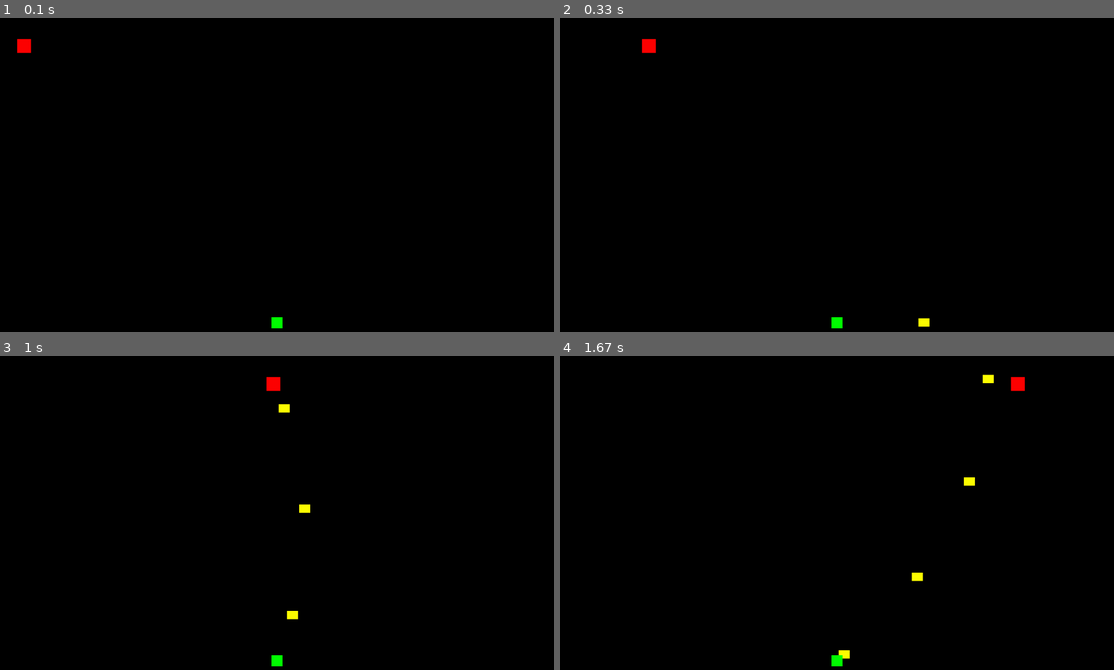
Above: before the commit, frames 1-4 (two rows, left to right).
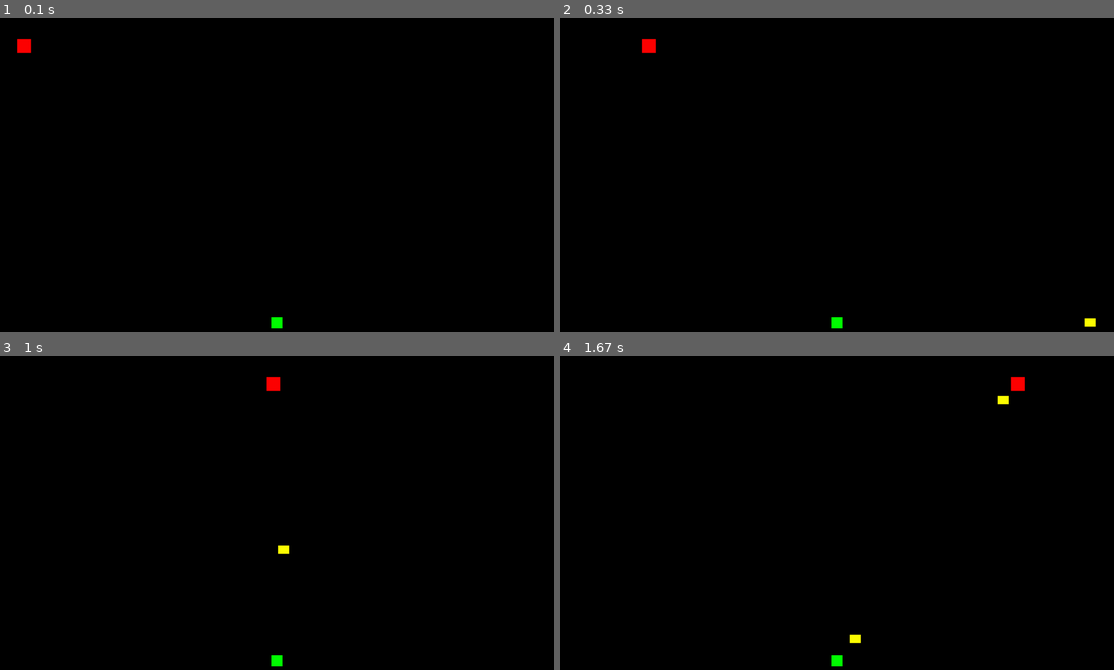
Above: after the commit, the same moments.

Repository: Acaippa/pygame-areal-fighters
Game: pygame game, started from bullet timing test/main.py
The game is run twice, just before and just after one commit, with the same random seed, the same clock (stepped at 60 frames per second) and the same inputs.
Inputs:
- Up to frame 1 (0.1 s): no input
- Up to frame 2 (0.33 s): no input
- Up to frame 3 (1 s): no input
- Up to frame 4 (1.67 s): no input

Frame 1 is identical in both runs. In frame 2, 0.1% of the frame differs, in the area x 64-97%, y 95-99%; in frame 3, 0.2%; in frame 4, 0.3%, in the area x 50-81%, y 5-97%.

Commit message:
Change enemy speed

Diff:
--- a/bullet timing test/main.py
+++ b/bullet timing test/main.py
@@ -140,7 +140,7 @@
 		# The angle the bullet will travel at
 		self.angle = angle
 		# The speed at which the bullet will travel at
-		self.speed = 1050
+		self.speed = 3050
 		# Parameters used later to calculate how far the bullet has moved every frame
 		self.last_x = 0
 		self.last_y = 0
